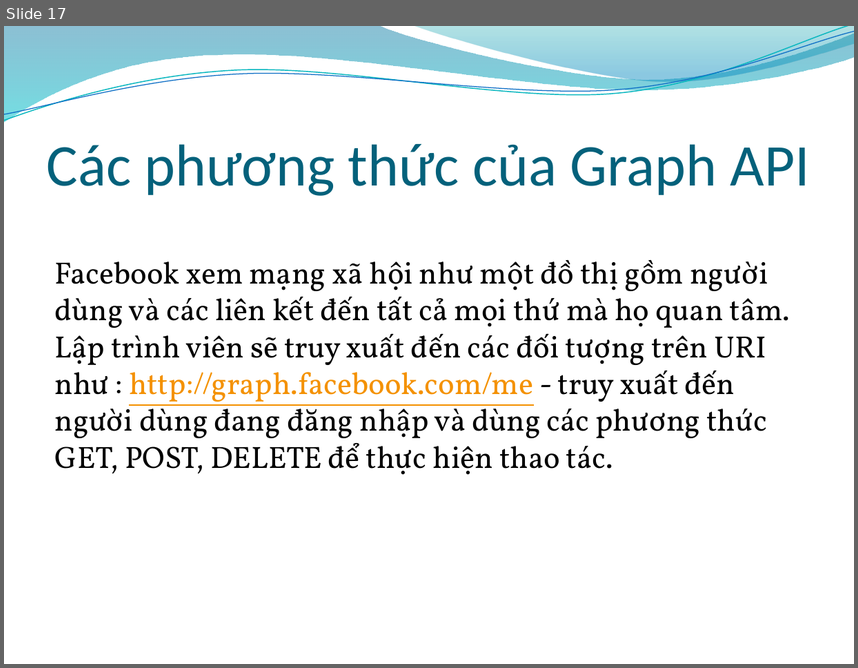
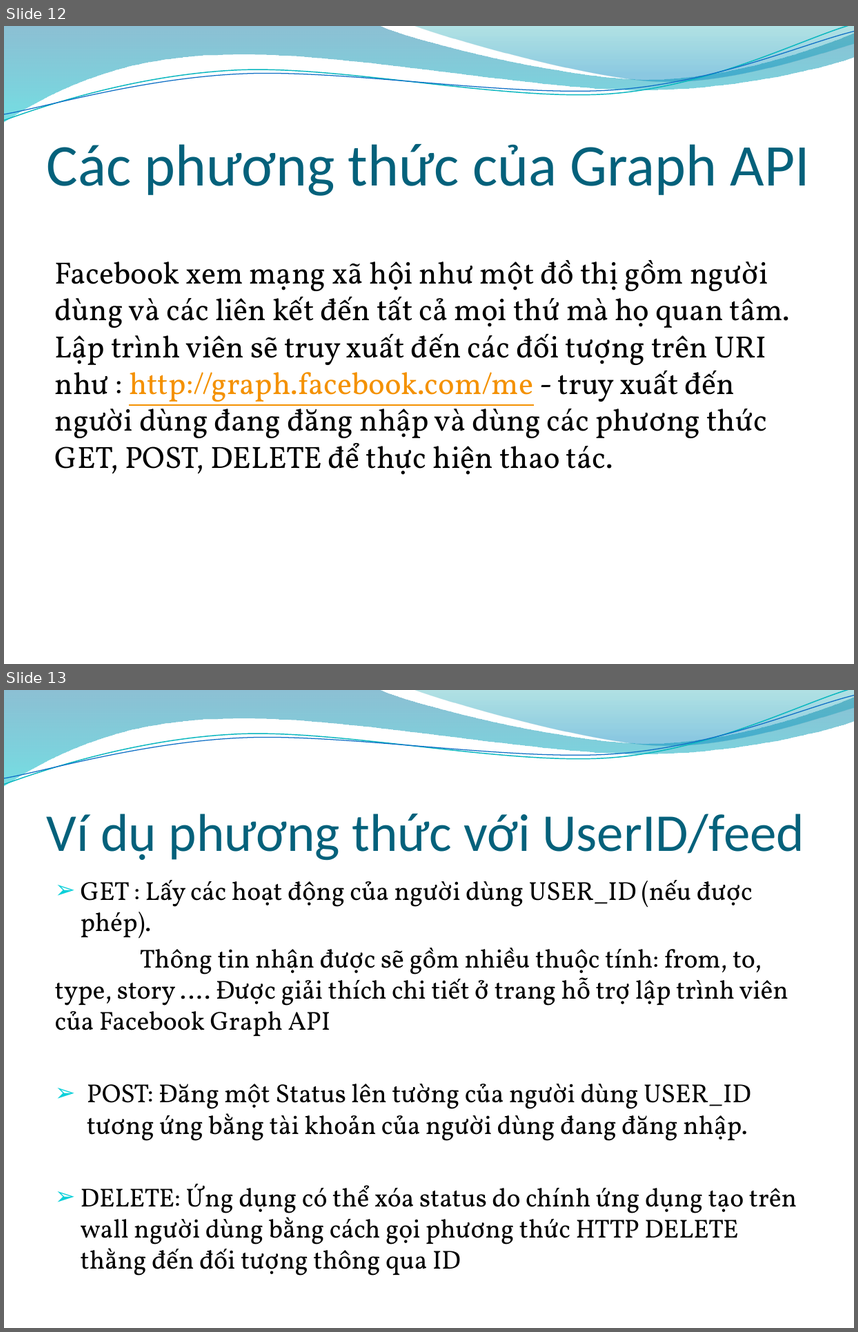
Before and after one commit to tuankit/web-api-project, a slide deck: 0912397_0912403_0912409_FacebookAPI_10/Slide/Facebook API.pptx. Shown one above the other, each under a label of ours: slide 17 before the commit, slides 12 and 13 after it. The pictures are 858x668 and 858x1332 pixels, drawn with LibreOffice and Linux fonts; fonts in the diff are those of the drawing; background and template pictures are left out. Boxes give left, top, right and bottom in pixels: in the first picture for what was removed or moved away, otherwise in the second. Text is boxed around its words. In the diff, an @@ line names an element or a change of style, - is before the commit and + after.

```diff
--- a/0912397_0912403_0912409_FacebookAPI_10/Slide/Facebook API.pptx
+++ b/0912397_0912403_0912409_FacebookAPI_10/Slide/Facebook API.pptx
@@ slide 13 added at (4, 690, 854, 1328), background picture (left out); not listed: 4 template elements that a slide beside it also shows @@
@@ title added at (47, 814, 804, 860), 45 pt, text #04617B @@
+Ví dụ phương thức với UserID/feed
@@ text added at (55, 880, 797, 1275), 22 pt, text #000000 @@
+➢ GET : Lấy các hoạt động của người dùng USER_ID (nếu được phép).
+Thông tin nhận được sẽ gồm nhiều thuộc tính: from, to, type, story …. Được giải thích chi tiết ở trang hỗ trợ lập trình viên của Facebook Graph API
+  ➢ POST: Đăng một Status lên tường của người dùng USER_ID tương ứng bằng tài khoản của người dùng đang đăng nhập.
+➢ DELETE: Ứng dụng có thể xóa status do chính ứng dụng tạo trên wall người dùng bằng cách gọi phương thức HTTP DELETE thằng đến đối tượng thông qua ID
@@ what was slide 17 is now slide 12 @@
```
Also in this commit, not shown: 6 slides changed, 1 other slide added, 6 slides removed.
